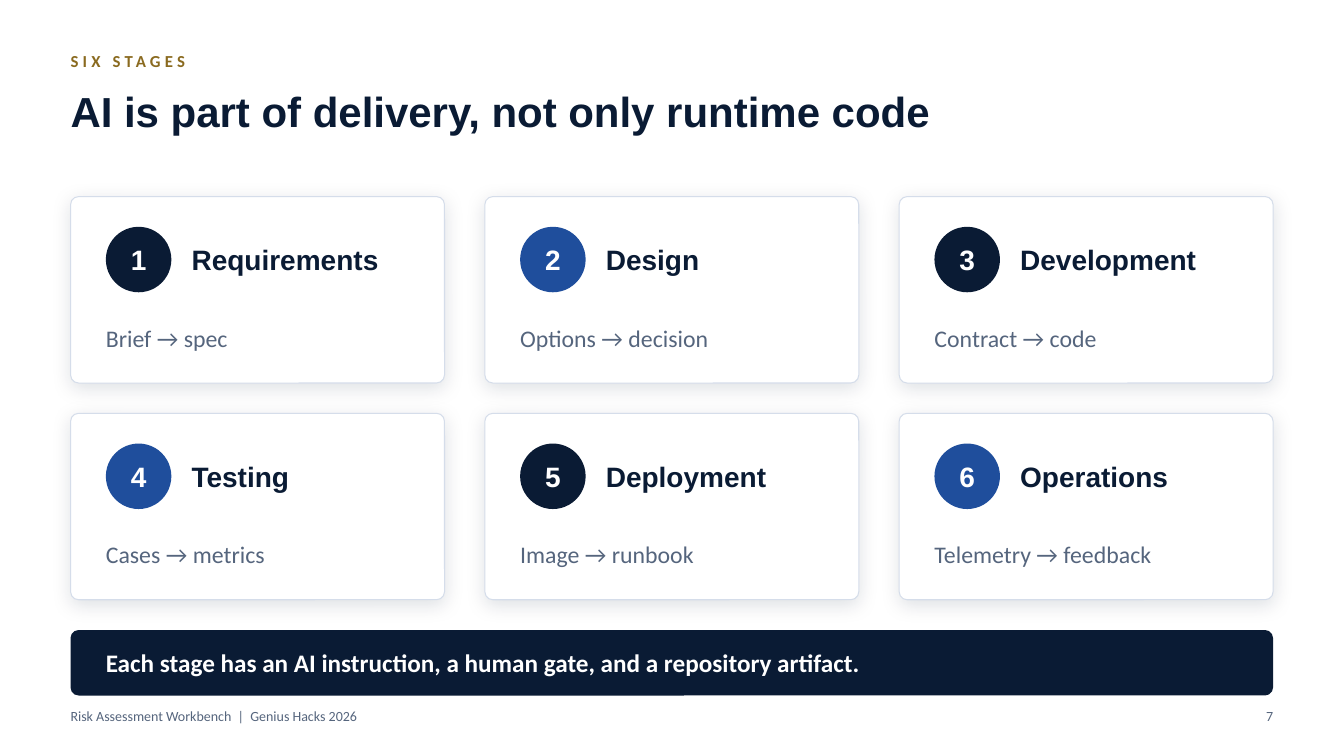
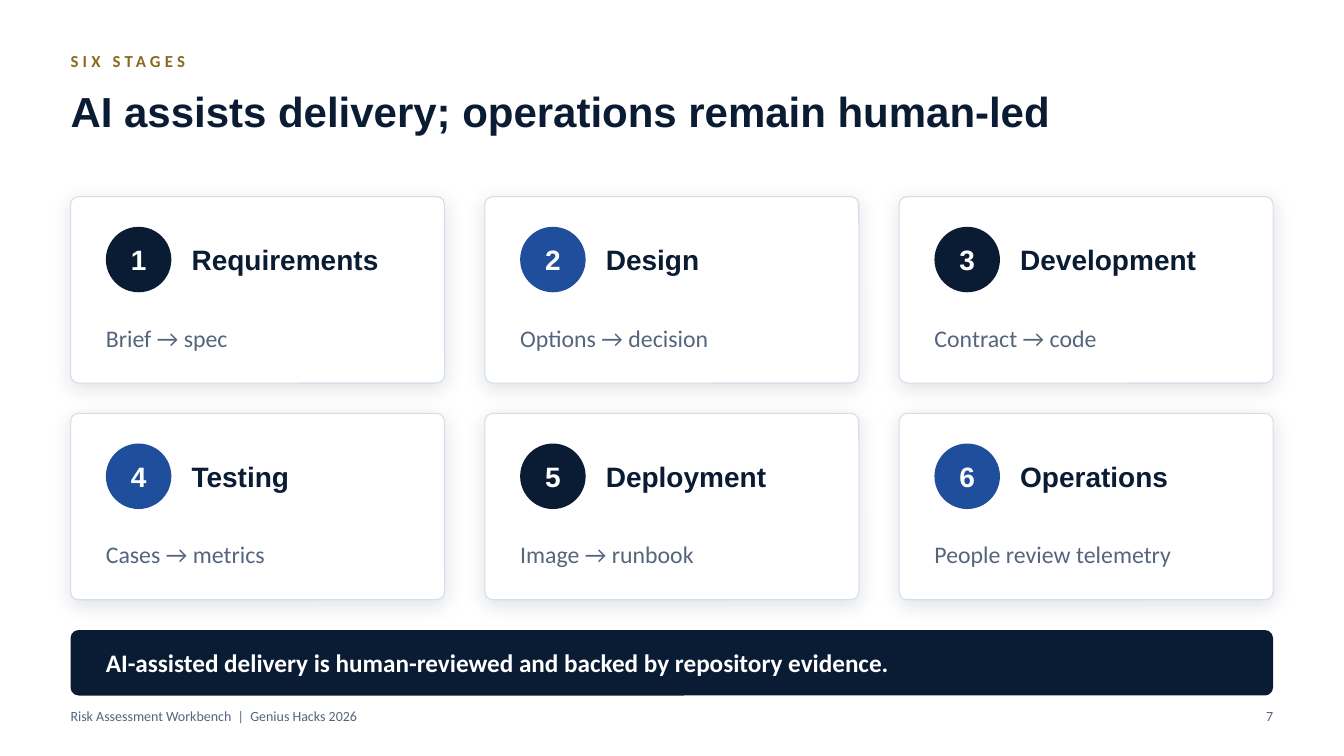
Before and after one commit to ebtenorio-myridius/geniushack3, a slide deck: slide 7 of docs/presentation/Risk_Assessment_Workbench_Genius_Hacks_2026.pptx. Drawn at 1344x756 pixels with LibreOffice and Linux fonts; fonts in the diff are those of the drawing. Boxes give left, top, right and bottom in pixels: in the first picture for what was removed or moved away, otherwise in the second. Text is boxed around its words. In the diff, an @@ line names an element or a change of style, - is before the commit and + after.

```diff
--- a/docs/presentation/Risk_Assessment_Workbench_Genius_Hacks_2026.pptx
+++ b/docs/presentation/Risk_Assessment_Workbench_Genius_Hacks_2026.pptx
@@ text at bbox=[71, 96, 1050, 136]: text changed @@
-AI is part of delivery, not only runtime code
+AI assists delivery; operations remain human-led
@@ text at bbox=[934, 546, 1171, 567]: text changed @@
-Telemetry → feedback
+People review telemetry
@@ text at bbox=[106, 654, 888, 676]: text changed @@
-Each stage has an AI instruction, a human gate, and a repository artifact.
+AI-assisted delivery is human-reviewed and backed by repository evidence.
```
Also in this commit, not shown: 3 other files.
